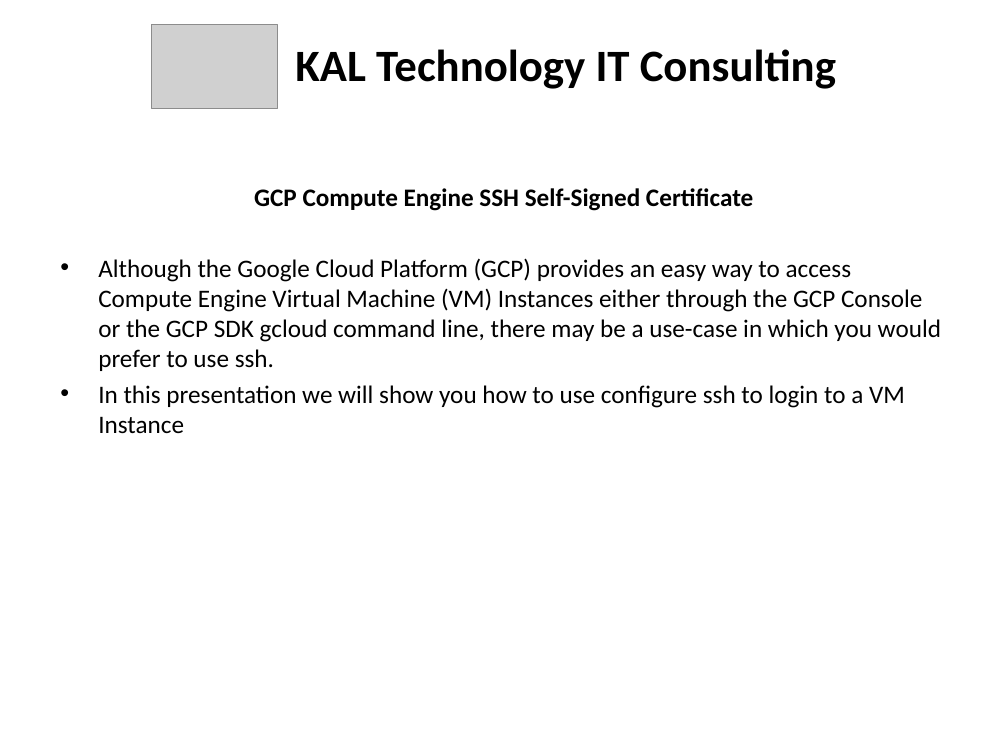
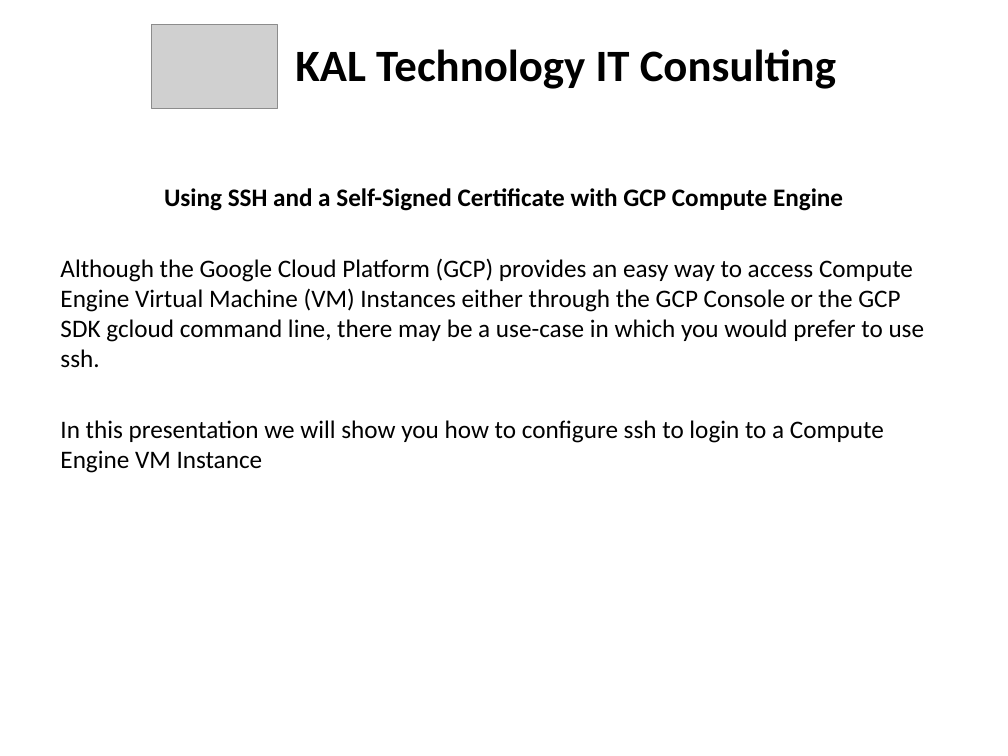
Before and after one commit to kskalvar/gcp-compute-ssh-self-signed-certificate, a slide deck: slide 2 of GCP Compute ssh Self-Signed-Certificate.pptx. Drawn at 1008x756 pixels with LibreOffice and Linux fonts; fonts in the diff are those of the drawing; grey boxes stand for pictures. Boxes give left, top, right and bottom in pixels: in the first picture for what was removed or moved away, otherwise in the second. Text is boxed around its words. In the diff, an @@ line names an element or a change of style, - is before the commit and + after.

```diff
--- a/GCP Compute ssh Self-Signed-Certificate.pptx
+++ b/GCP Compute ssh Self-Signed-Certificate.pptx
@@ text at bbox=[164, 188, 843, 211]: text changed @@
-GCP Compute Engine SSH Self-Signed Certificate
+Using SSH and a Self-Signed Certificate with GCP Compute Engine
@@ text at bbox=[60, 258, 925, 367]: bullet • to none @@
@@ text at bbox=[60, 420, 884, 473]: text changed @@
-• In this presentation we will show you how to use configure ssh to login to a VM Instance
+In this presentation we will show you how to configure ssh to login to a Compute Engine VM Instance
```
Also in this commit, not shown: 4 other slides changed, 1 other file.
